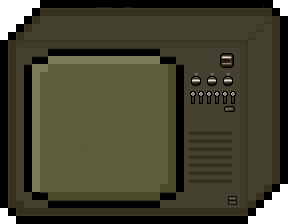
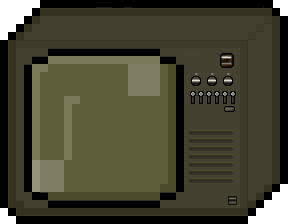
Layered file, before and after one edit (288 x 224). Changes by layer:
added layer "Layer 3(pasted)" (80%) above "Copy of Layer 4(pasted)" over [32, 64, 160, 192]
added layer "Copy of Layer 4(pasted)" above "Layer 4(pasted)" over [32, 96, 85, 192]
added layer "Layer 4(pasted)" (80%) above "Layer 6(pasted)" over [32, 128, 85, 192]
added layer "Layer 6(pasted)" above "Layer 5(pasted)" over [32, 96, 85, 192]
added layer "Layer 5(pasted)" above "Layer 4" over [64, 96, 80, 128]
painted on "Layer 4" over [32, 64, 160, 192]
